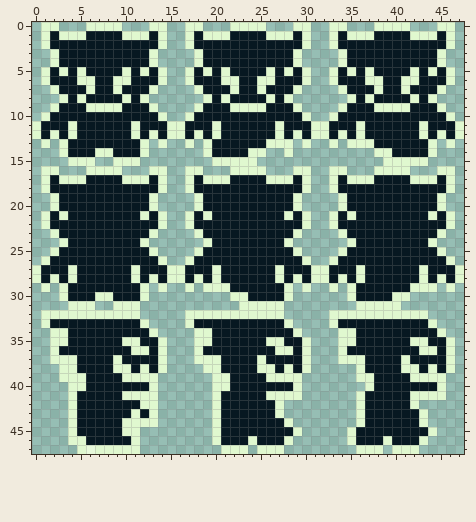
Two states of a pixel-art sprite, Assets/Sprites/monsterSprite.png. The picture above is the old version.
The file is 48x48 pixels.
After the commit:
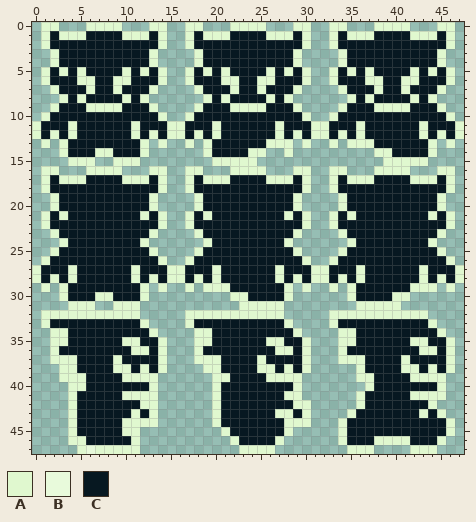
Palette (. is transparent): A #e0f8cf  B #e8fadb  C #071821
Message: Update monsterSprite.png fixed walk pose and idle
Difference:
There is now colour A in row 42 at x 29 to 30 and 44; in row 43 at x 28, 30, 35 and 45; in row 44 at x 29 to 30, 34 and 46; in row 45 at x 34 and 46; in row 46 at x 34 and 45; in row 47 at x 24, 35 and 43 to 44.
The edit turns colour C into colour A in row 45 at x 21 and 28; in row 46 at x 22, 27, 38 and 40 to 41.
There is now colour C in row 42 at x 28 and 43; in row 43 at x 29 and 44; in row 44 at x 35 and 44 to 45; in row 45 at x 45; in row 46 at x 44.
The edit turns colour A into colour C in row 40 at x 21; in row 41 at x 26 to 27; in row 42 at x 27 and 42; in row 43 at x 36; in row 44 at x 36 and 43; in row 45 at x 35 and 44.
The edit turns colour A into colour C in row 46 at x 24, 35 and 43.
The author cleared colour A in row 45 at x 20 and 29; in row 46 at x 20 and 28; in row 47 at x 21 to 22, 27, 38 and 40 to 41.
The author cleared colour C in row 46 at x 21.
